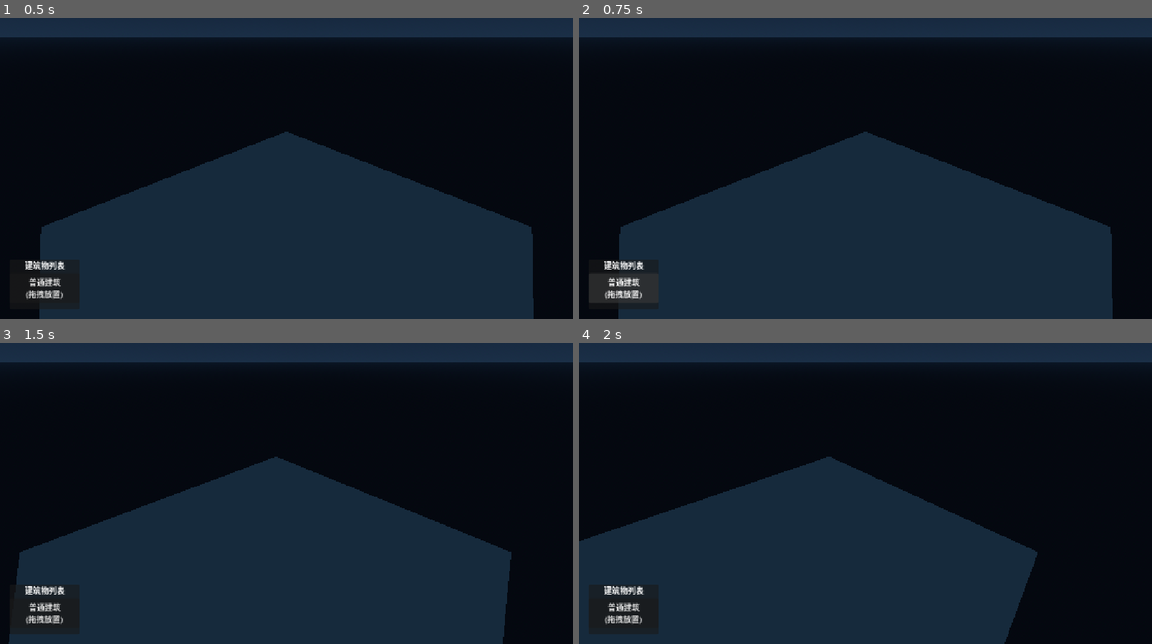
Above: before the commit, frames 1-4 (two rows, left to right).
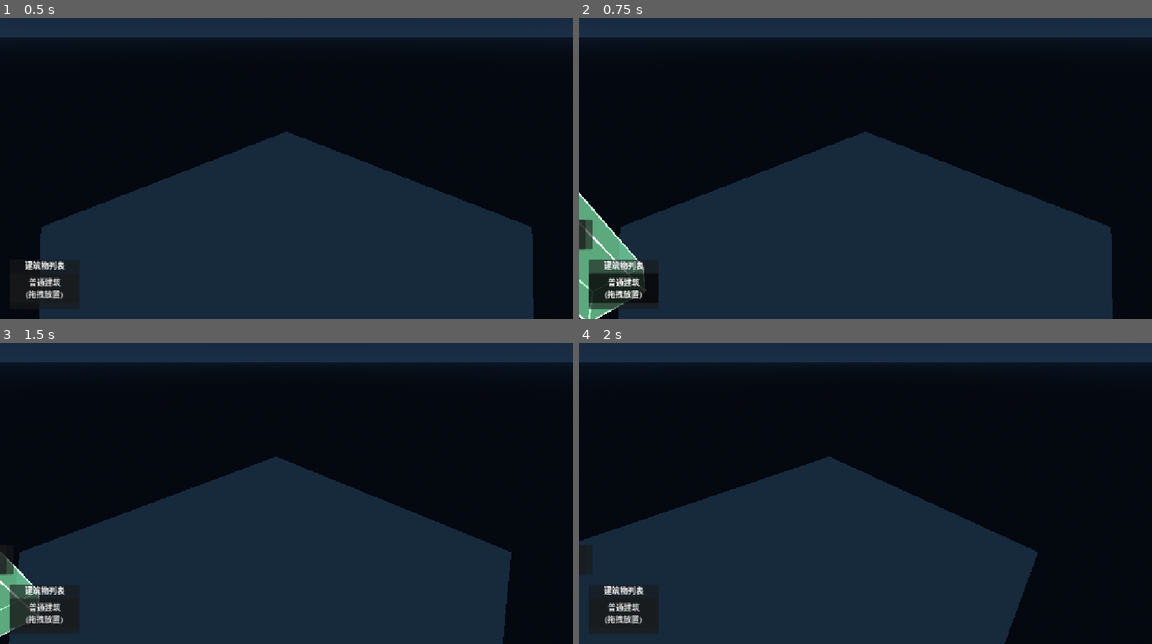
Above: after the commit, the same moments.

Repository: BakaMMGameMaker/sim-city
Game: Godot game, scene res://Scene/world.tscn
Two runs of this game, one before a commit and one after it. Both use one fixed random seed, a clock stepped at 60 frames per second and the inputs below.
Inputs (mouse positions are in pixels of both pictures, inside the frame that each line leads up to):
- Up to frame 1 (0.5 s): no input
- Up to frame 2 (0.75 s): click "普通建筑 (拖拽放置)" at 0.5 s
- Up to frame 3 (1.5 s): tap Enter at 1.25 s; move the mouse to (412, 466) at 1.27 s; hold D from 1.28 s (still down); click (412, 466) at 1.42 s
- Up to frame 4 (2 s): keep holding D

Frame 1 is identical in both runs. In frame 2, 2.3% of the frame differs, in the area x 0-14%, y 57-100%; in frame 3, 0.9%; in frame 4, 0.1%.

Commit message:
代码调整

Diff:
--- a/Scene/building.tscn
+++ b/Scene/building.tscn
@@ -9,21 +9,17 @@
 [ext_resource type="Material" path="res://Material/preview_valid_edge.tres" id="7_valid_edge"]
 [ext_resource type="Material" path="res://Material/preview_invalid_edge.tres" id="8_invalid_edge"]
 
-[node name="Building" type="Node3D"]
+[node name="Building" type="Node3D" unique_id=1254101347]
 script = ExtResource("1_8saja")
-width = 3.2
-depth = 3.2
-height = 12.0
-footprint_size = Vector2(4, 4)
 body_material = ExtResource("2_p48t8")
 edge_material = ExtResource("3_wyfv7")
-preview_valid_body = ExtResource("5_valid_body")
-preview_invalid_body = ExtResource("6_invalid_body")
-preview_valid_edge = ExtResource("7_valid_edge")
-preview_invalid_edge = ExtResource("8_invalid_edge")
+preview_valid_body_material = ExtResource("5_valid_body")
+preview_invalid_body_material = ExtResource("6_invalid_body")
+preview_valid_edge_material = ExtResource("7_valid_edge")
+preview_invalid_edge_material = ExtResource("8_invalid_edge")
 
-[node name="Body" type="MeshInstance3D" parent="."]
+[node name="Body" type="MeshInstance3D" parent="." unique_id=407493475]
 
-[node name="EdgeComponent" type="Node3D" parent="."]
+[node name="EdgeComponent" type="Node3D" parent="." unique_id=1861801477]
 script = ExtResource("4_7grcv")
 metadata/_custom_type_script = "uid://b0dxp62v04msx"
--- a/Scene/world.tscn
+++ b/Scene/world.tscn
@@ -20,29 +20,29 @@
 background_mode = 2
 sky = SubResource("Sky_igapa")
 
-[node name="World" type="Node3D"]
+[node name="World" type="Node3D" unique_id=398818772]
 
-[node name="Camera3D" type="Camera3D" parent="."]
+[node name="Camera3D" type="Camera3D" parent="." unique_id=974717144]
 transform = Transform3D(0.70710677, -0.35355338, 0.6123724, 0, 0.8660254, 0.5, -0.70710677, -0.35355338, 0.6123724, 12, 19, 12)
 script = ExtResource("1_ejll3")
 
-[node name="Floor" parent="." instance=ExtResource("2_dlwip")]
+[node name="Floor" parent="." unique_id=583659280 instance=ExtResource("2_dlwip")]
 
-[node name="BuildController" type="Node3D" parent="."]
+[node name="BuildController" type="Node3D" parent="." unique_id=1417499137 node_paths=PackedStringArray("camera", "confirm_panel", "confirm_button", "cancel_button", "build_list_button")]
 script = ExtResource("3_build")
 building_scene = ExtResource("1_emx41")
 camera = NodePath("../Camera3D")
 confirm_panel = NodePath("../UI/ConfirmPanel")
 confirm_button = NodePath("../UI/ConfirmPanel/HBox/ConfirmBtn")
 cancel_button = NodePath("../UI/ConfirmPanel/HBox/CancelBtn")
-build_list_button = NodePath("../UI/BuildList/BuildBtn")
+build_list_button = NodePath("../UI/BuildList/VBox/BuildBtn")
 
-[node name="WorldEnvironment" type="WorldEnvironment" parent="."]
+[node name="WorldEnvironment" type="WorldEnvironment" parent="." unique_id=220297026]
 environment = SubResource("Environment_7f78k")
 
-[node name="UI" type="CanvasLayer" parent="."]
+[node name="UI" type="CanvasLayer" parent="." unique_id=1675381719]
 
-[node name="BuildList" type="PanelContainer" parent="UI"]
+[node name="BuildList" type="PanelContainer" parent="UI" unique_id=1673844512]
 anchors_preset = 2
 anchor_top = 1.0
 anchor_bottom = 1.0
@@ -52,35 +52,36 @@
 offset_bottom = -20.0
 grow_vertical = 0
 
-[node name="VBox" type="VBoxContainer" parent="UI/BuildList"]
+[node name="VBox" type="VBoxContainer" parent="UI/BuildList" unique_id=1518031800]
 layout_mode = 2
 
-[node name="Label" type="Label" parent="UI/BuildList/VBox"]
+[node name="Label" type="Label" parent="UI/BuildList/VBox" unique_id=2023065068]
 layout_mode = 2
 text = "建筑物列表"
 horizontal_alignment = 1
 
-[node name="BuildBtn" type="Button" parent="UI/BuildList/VBox"]
+[node name="BuildBtn" type="Button" parent="UI/BuildList/VBox" unique_id=1371372144]
 custom_minimum_size = Vector2(120, 60)
 layout_mode = 2
-text = "普通建筑\n(拖拽放置)"
+text = "普通建筑
+(拖拽放置)"
 
-[node name="ConfirmPanel" type="PanelContainer" parent="UI"]
+[node name="ConfirmPanel" type="PanelContainer" parent="UI" unique_id=2084174870]
 visible = false
 offset_right = 140.0
 offset_bottom = 60.0
 
-[node name="HBox" type="HBoxContainer" parent="UI/ConfirmPanel"]
+[node name="HBox" type="HBoxContainer" parent="UI/ConfirmPanel" unique_id=486695159]
 layout_mode = 2
 theme_override_constants/separation = 12
 alignment = 1
 
-[node name="CancelBtn" type="Button" parent="UI/ConfirmPanel/HBox"]
+[node name="CancelBtn" type="Button" parent="UI/ConfirmPanel/HBox" unique_id=709275172]
 custom_minimum_size = Vector2(50, 50)
 layout_mode = 2
 text = "✕"
 
-[node name="ConfirmBtn" type="Button" parent="UI/ConfirmPanel/HBox"]
+[node name="ConfirmBtn" type="Button" parent="UI/ConfirmPanel/HBox" unique_id=799591283]
 custom_minimum_size = Vector2(50, 50)
 layout_mode = 2
 text = "✓"
--- a/Script/BuildController.gd
+++ b/Script/BuildController.gd
@@ -1,19 +1,17 @@
 extends Node3D
 class_name BuildController
 
-## 负责玩家建造操作：从 UI 拖拽建筑 -> 预览吸附 -> 确认/取消 -> 开始生长
+## 负责玩家建造操作
 
 @export var building_scene: PackedScene
 @export var camera: Camera3D
-@export var grid_size: float = 1.0  # 1 栅格 = 1m
+@export var grid_size: float = 1.0
 
-## UI 引用（在场景里拖入）
 @export var confirm_panel: Control
 @export var confirm_button: Button
 @export var cancel_button: Button
-@export var build_list_button: Button  # 目前只有一个建筑的占位按钮
+@export var build_list_button: Button
 
-## 已放置建筑的占地矩形列表（世界 XZ）
 var _occupied: Array[Rect2] = []
 
 enum Mode { IDLE, DRAGGING, CONFIRMING }
@@ -25,51 +23,43 @@
 
 
 func _ready() -> void:
-	if confirm_panel:
-		confirm_panel.visible = false
-	if confirm_button:
-		confirm_button.pressed.connect(_on_confirm_pressed)
-	if cancel_button:
-		cancel_button.pressed.connect(_on_cancel_pressed)
-	if build_list_button:
-		build_list_button.button_down.connect(_on_build_list_button_down)
-		# 注意：真正的拖拽会在 _input 里持续跟踪，直到松开
+	AssertExports.assert_exports(self)
+
+	confirm_panel.visible = false
+	confirm_button.pressed.connect(_on_confirm_pressed)
+	cancel_button.pressed.connect(_on_cancel_pressed)
+	build_list_button.button_down.connect(_on_build_list_button_down)
 
 
 func _input(event: InputEvent) -> void:
-	if event is InputEventKey and event.pressed and event.keycode == KEY_ESCAPE:
-		_cancel_current_mode()
+	if _is_cancel(event):
+		_cancel()
 		get_viewport().set_input_as_handled()
 		return
 
+	_handle(event)
+
+
+func _handle(event: InputEvent) -> void:
 	match _mode:
 		Mode.DRAGGING:
-			_handle_dragging_input(event)
+			_drag(event)
 		Mode.CONFIRMING:
-			# 确认阶段只允许点按钮或 ESC，忽略其他地图点击
 			pass
 		Mode.IDLE:
 			pass
-
 
 func _process(_delta: float) -> void:
 	if _mode == Mode.DRAGGING and _preview:
 		_update_preview_position()
 
 
-## ========== 开始拖拽（从 UI 按钮按下触发） ==========
-
 func _on_build_list_button_down() -> void:
-	if _mode != Mode.IDLE:
-		return
+	if _mode != Mode.IDLE: return
 	_start_dragging()
 
 
 func _start_dragging() -> void:
-	if building_scene == null:
-		push_error("BuildController: building_scene 未设置")
-		return
-
 	_mode = Mode.DRAGGING
 	_preview = building_scene.instantiate() as Building
 	add_child(_preview)
@@ -77,97 +67,90 @@
 	_update_preview_position()
 
 
-func _handle_dragging_input(event: InputEvent) -> void:
-	# 鼠标左键松开 -> 尝试进入确认阶段
-	if event is InputEventMouseButton and event.button_index == MOUSE_BUTTON_LEFT and not event.pressed:
-		if _preview_valid:
-			_enter_confirming()
-		else:
-			# 不合法位置直接取消
-			_cancel_current_mode()
-		get_viewport().set_input_as_handled()
+func _drag(event: InputEvent) -> void:
+	if not _is_drag(event): return
+
+	if _preview_valid:
+		_enter_confirming()
+	else:
+		_cancel()
+	get_viewport().set_input_as_handled()
+
+
+func _is_cancel(event: InputEvent) -> bool:
+	return event is InputEventKey and event.pressed and event.keycode == KEY_ESCAPE
+
+
+func _is_drag(event: InputEvent) -> bool:
+	return event is InputEventMouseButton and event.button_index == MOUSE_BUTTON_LEFT and not event.pressed
 
 
 func _update_preview_position() -> void:
-	var hit := _raycast_to_ground()
+	var hit = _raycast_to_ground()
 	if hit == null:
 		_preview.visible = false
 		return
 
 	_preview.visible = true
-	var snapped := _snap_to_grid(hit)
-	_preview.global_position = snapped
-	_pending_position = snapped
+	var snapped_to := _snap_to_grid(hit)
+	_preview.global_position = snapped_to
+	_pending_position = snapped_to
 
-	_preview_valid = _is_position_valid(snapped, _preview.footprint_size)
-	_preview.set_preview_valid(_preview_valid)
+	_preview_valid = _is_position_valid(snapped_to, _preview.footprint_size)
+	if _preview_valid: _preview.set_valid_preview()
+	else: _preview.set_invalid_preview()
 
 
 func _enter_confirming() -> void:
 	_mode = Mode.CONFIRMING
-	# 预览停在当前位置，显示确认 UI
-	if confirm_panel and camera:
-		var screen_pos := camera.unproject_position(_pending_position + Vector3(0, _preview.height * 0.6, 0))
-		confirm_panel.position = screen_pos - confirm_panel.size * 0.5
-		confirm_panel.visible = true
+
+	var screen_pos := camera.unproject_position(_pending_position + Vector3(0, _preview.height * 0.6, 0))
+	confirm_panel.position = screen_pos - confirm_panel.size * 0.5
+	confirm_panel.visible = true
 
 
 func _on_confirm_pressed() -> void:
-	if _mode != Mode.CONFIRMING or _preview == null:
-		return
+	if _mode != Mode.CONFIRMING or _preview == null: return
 
-	# 正式建造
 	var real_building := building_scene.instantiate() as Building
 	add_child(real_building)
 	real_building.global_position = _pending_position
 	real_building.start_construction()
 
-	# 记录占地
 	_occupied.append(real_building.get_footprint_rect())
 
 	_cleanup_preview()
 	_mode = Mode.IDLE
-	if confirm_panel:
-		confirm_panel.visible = false
+	confirm_panel.visible = false
 
 
 func _on_cancel_pressed() -> void:
-	_cancel_current_mode()
+	_cancel()
 
 
-func _cancel_current_mode() -> void:
+func _cancel() -> void:
 	_cleanup_preview()
 	_mode = Mode.IDLE
-	if confirm_panel:
-		confirm_panel.visible = false
+	confirm_panel.visible = false
 
 
 func _cleanup_preview() -> void:
-	if _preview and is_instance_valid(_preview):
-		_preview.queue_free()
+	if _preview and is_instance_valid(_preview): _preview.queue_free()
 	_preview = null
 	_preview_valid = false
 
 
-## ========== 工具函数 ==========
-
 func _raycast_to_ground() -> Variant:
-	if camera == null:
-		return null
 	var mouse_pos := get_viewport().get_mouse_position()
 	var from := camera.project_ray_origin(mouse_pos)
 	var dir := camera.project_ray_normal(mouse_pos)
-	if abs(dir.y) < 0.0001:
-		return null
-	# 与 y=0 平面求交
+	if abs(dir.y) < 0.0001: return null
 	var t := -from.y / dir.y
-	if t < 0:
-		return null
+	if t < 0: return null
 	return from + dir * t
 
 
 func _snap_to_grid(pos: Vector3) -> Vector3:
-	# 以 footprint 中心对齐到栅格中心（简单取整）
 	var x := roundf(pos.x / grid_size) * grid_size
 	var z := roundf(pos.z / grid_size) * grid_size
 	return Vector3(x, 0.0, z)
@@ -177,17 +160,12 @@
 	var half := footprint * 0.5
 	var new_rect := Rect2(center.x - half.x, center.z - half.y, footprint.x, footprint.y)
 
-	# 简单边界检查（假设地图大约 -20~20）
-	if new_rect.position.x < -20.0 or new_rect.position.y < -20.0 \
-		or new_rect.end.x > 20.0 or new_rect.end.y > 20.0:
-		return false
-
 	for occupied in _occupied:
 		if new_rect.intersects(occupied):
 			return false
+
 	return true
 
 
-## 供外部（例如已有建筑初始化时）注册已占用区域
 func register_occupied(rect: Rect2) -> void:
 	_occupied.append(rect)
--- a/Script/Building.gd
+++ b/Script/Building.gd
@@ -1,45 +1,34 @@
 extends Node3D
 class_name Building
 
-## 视觉尺寸（实际 mesh 大小，单位米，可浮点）
 @export var width: float = 3.2
 @export var depth: float = 3.2
 @export var height: float = 12.0
+@export var build_time: float = 6.0
 
-## 占地面积（栅格单位，1 单位 = 1m）。用于吸附和碰撞检测，通常比视觉尺寸稍大，避免建筑物严丝合缝。
-@export var footprint_size: Vector2 = Vector2(4.0, 4.0)
-
-@export var build_time: float = 6.0
+@export var footprint_size := Vector2(4.0, 4.0)
 
 @export var body_material: StandardMaterial3D
 @export var edge_material: StandardMaterial3D
 @export var edge_thickness: float = 0.07
 
-## 预览用材质（浅绿色 = 合法，浅红色 = 不合法）
-@export var preview_valid_body: StandardMaterial3D
-@export var preview_invalid_body: StandardMaterial3D
-@export var preview_valid_edge: StandardMaterial3D
-@export var preview_invalid_edge: StandardMaterial3D
+@export var preview_valid_body_material: StandardMaterial3D
+@export var preview_invalid_body_material: StandardMaterial3D
+@export var preview_valid_edge_material: StandardMaterial3D
+@export var preview_invalid_edge_material: StandardMaterial3D
 
 @onready var body_instance: MeshInstance3D = $Body
 @onready var edge_component: EdgeComponent = $EdgeComponent
 
-var tween: Tween
-var _is_preview: bool = false
+enum Mode { PREVIEW, CONSTRUCTING, IDLE }
+var _mode := Mode.IDLE
 var _original_body_material: StandardMaterial3D
 var _original_edge_material: StandardMaterial3D
 
+func _ready() -> void:
+	AssertExports.assert_exports(self)
 
-func _ready() -> void:
-	_validate()
 	_setup_building()
-	# 不再自动开始建造。由外部调用 start_construction() 或 enter_preview()
-
-
-func _validate() -> void:
-	assert(body_material != null, "Building 未指定 body_material")
-	assert(edge_material != null, "Building 未指定 edge_material")
-	assert(edge_component != null, "Building 缺少 EdgeComponent 组件")
 
 
 func _setup_building() -> void:
@@ -75,11 +64,7 @@
 
 	for x in [-half_x, half_x]:
 		for z in [-half_z, half_z]:
-			edge_component.register_edge(
-				Vector3(t, height, t),
-				Vector3(x, 0, z),
-				updater
-			)
+			edge_component.register_edge(Vector3(t, height, t), Vector3(x, 0, z), updater)
 
 
 func _register_top_edges(half_x: float, half_z: float, t: float) -> void:
@@ -87,17 +72,9 @@
 		node.position.y = state.top_
 
 	for z in [-half_z, half_z]:
-		edge_component.register_edge(
-			Vector3(width, t, t),
-			Vector3(0, 0, z),
-				updater
-		)
+		edge_component.register_edge(Vector3(width, t, t), Vector3(0, 0, z), updater)
 	for x in [-half_x, half_x]:
-		edge_component.register_edge(
-			Vector3(t, t, depth),
-			Vector3(x, 0, 0),
-				updater
-		)
+		edge_component.register_edge(Vector3(t, t, depth), Vector3(x, 0, 0), updater)
 
 
 func _register_bottom_edges(half_x: float, half_z: float, t: float) -> void:
@@ -105,63 +82,42 @@
 		pass
 
 	for z in [-half_z, half_z]:
-		edge_component.register_edge(
-			Vector3(width, t, t),
-			Vector3(0, 0, z),
-				updater
-		)
+		edge_component.register_edge(Vector3(width, t, t), Vector3(0, 0, z), updater)
 	for x in [-half_x, half_x]:
-		edge_component.register_edge(
-			Vector3(t, t, depth),
-			Vector3(x, 0, 0),
-				updater
-		)
+		edge_component.register_edge(Vector3(t, t, depth), Vector3(x, 0, 0), updater)
 
 
-## ========== 预览模式 ==========
-
-## 进入预览模式：显示完整建筑物（已建造完毕的样子），并准备材质切换
 func enter_preview() -> void:
-	_is_preview = true
+	_mode = Mode.PREVIEW
 	_original_body_material = body_material
 	_original_edge_material = edge_material
-	# 立即显示完整高度
 	body_instance.scale = Vector3(1, 1, 1)
 	body_instance.position.y = height / 2
 	edge_component.update(EdgeComponent.BuildingConstructionState.new(1.0, height))
 
 
-## 设置预览合法性（改变材质颜色）
-func set_preview_valid(is_valid: bool) -> void:
-	if not _is_preview:
-		return
-	if is_valid:
-		if preview_valid_body:
-			body_instance.material_override = preview_valid_body
-		if preview_valid_edge:
-			edge_component.set_material(preview_valid_edge)
-	else:
-		if preview_invalid_body:
-			body_instance.material_override = preview_invalid_body
-		if preview_invalid_edge:
-			edge_component.set_material(preview_invalid_edge)
+func set_valid_preview() -> void:
+	if _mode != Mode.PREVIEW: return
+
+	body_instance.material_override = preview_valid_body_material
+	edge_component.set_material(preview_valid_edge_material)
 
 
-## 退出预览，恢复原始材质（如果之后要变成真正建造的话）
-func exit_preview() -> void:
-	_is_preview = false
-	if _original_body_material:
-		body_instance.material_override = _original_body_material
-	if _original_edge_material:
-		edge_component.set_material(_original_edge_material)
+func set_invalid_preview() -> void:
+	if _mode != Mode.PREVIEW: return
+
+	body_instance.material_override = preview_invalid_body_material
+	edge_component.set_material(preview_invalid_edge_material)
 
 
-## ========== 建造模式 ==========
+func exit_preview() -> void:
+	body_instance.material_override = body_material
+	edge_component.set_material(edge_material)
 
-## 初始化为“未建造”状态（高度为 0），然后开始生长动画
+
 func start_construction() -> void:
-	_is_preview = false
-	# 恢复原始材质
+	_mode = Mode.CONSTRUCTING
+
 	body_instance.material_override = body_material
 	edge_component.set_material(edge_material)
 
@@ -184,9 +140,7 @@
 
 
 func _start_construction() -> void:
-	if tween and tween.is_valid():
-		tween.kill()
-	tween = create_tween()
+	var tween := create_tween()
 	tween.set_ease(Tween.EASE_OUT)
 	tween.set_trans(Tween.TRANS_CUBIC)
 	tween.tween_method(_update_construction, 0.0, 1.0, build_time)
@@ -202,7 +156,6 @@
 	edge_component.update(EdgeComponent.BuildingConstructionState.new(scale_y, top))
 
 
-## 获取当前占地矩形（世界 XZ 平面，以自身 position 为中心）
 func get_footprint_rect() -> Rect2:
 	var half := footprint_size * 0.5
 	return Rect2(
--- /dev/null
+++ b/Script/Utils/AssertExports.gd
@@ -0,0 +1,14 @@
+extends Object
+class_name AssertExports
+
+static func assert_exports(node: Node) -> void:
+	var script = node.get_script() as Script
+	if script == null: return
+
+	for prop in script.get_property_list():
+		_assert(node, prop)
+
+static func _assert(node: Node, prop: Dictionary) -> void:
+	if prop.usage == PROPERTY_USAGE_SCRIPT_VARIABLE | PROPERTY_USAGE_EDITOR | PROPERTY_USAGE_STORAGE:
+		var value = node.get(prop.name)
+		assert(value != null, "导出属性 \"%s\" 在节点 %s 上未赋值" % [prop.name, node.get_path()])
Not shown: 1 places in Scene/world.tscn that only renumber resources
Not shown, added: Script/BuildController.gd.uid
Not shown, added: Script/Utils/AssertExports.gd.uid
